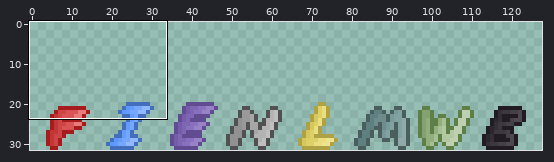
Sprite sheet: Assets/Resources/Images/UI/ElementalAlphabet.png. Above: a wide view before the commit, with the close-up outlined.
Close-up. Old version:
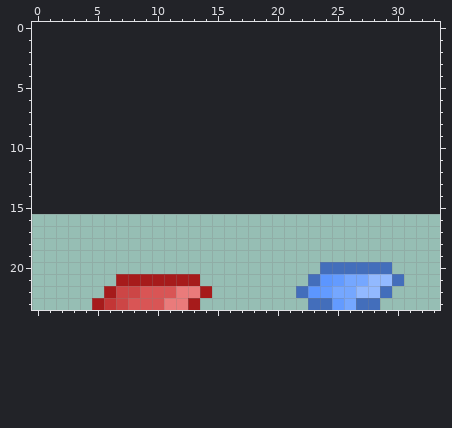
The file is 128x16 pixels. Colours within 5 levels of each other are drawn and written as one. Shown: x 0..33, y 0..23. The old version is drawn lined up with the new one, on the new canvas. The wide view leaves out empty margins.
The same view after the edit:
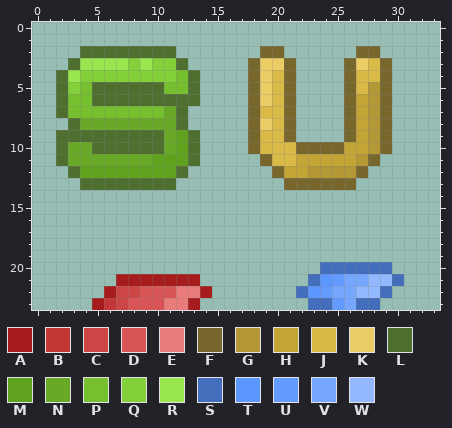
Palette (. is transparent): A #a61b1b  B #c33636  C #cc4646  D #d95555  E #ea7b7b  F #77672d  G #b39835  H #c3a536  J #d9ba47  K #eacd64  L #4f6f31  M #5fa21d  N #68aa27  P #76bf2f  Q #84d03a  R #99e64f  S #436ebb  T #5c96ff  U #639bff  V #75a7ff  W #92b9ff
Changes in this commit:
canvas 128x16 -> 160x32, the old top-left corner now at 0,16
Changed rows in their new state; - is an unchanged pixel.
first column x 2:
 2 --LLLLLLLL-------FF------FF-
 3 -LRRRRQRQQL-----FKKF----FKJF
 4 LRQQQQQQQQPL----FKJF----FJJF
 5 LQPLLLLLLPPL----FKJF----FJGF
 6 LPPLLLLLLLLL----FKJF----FHGF
 7 LPPPPPPPPNL-----FJJF----FHGF
 8 -LNNNNNNNNL-----FKJF----FHGF
 9 LLLLLLLLLNML----FJJF----FHGF
10 LNNLLLLLLNML----FJJJFFFFHHGF
11 LNNNNNNNMMML-----FJJHHHHHGF-
12 -LMMMMMMMML-------FHHGGGGF--
13 --LLLLLLLL---------FFFFFF---
Pixel boxes of the changes (left, top, right, bottom) in both close-ups:
added: (56, 46, 200, 190)
added: (248, 46, 392, 190)
